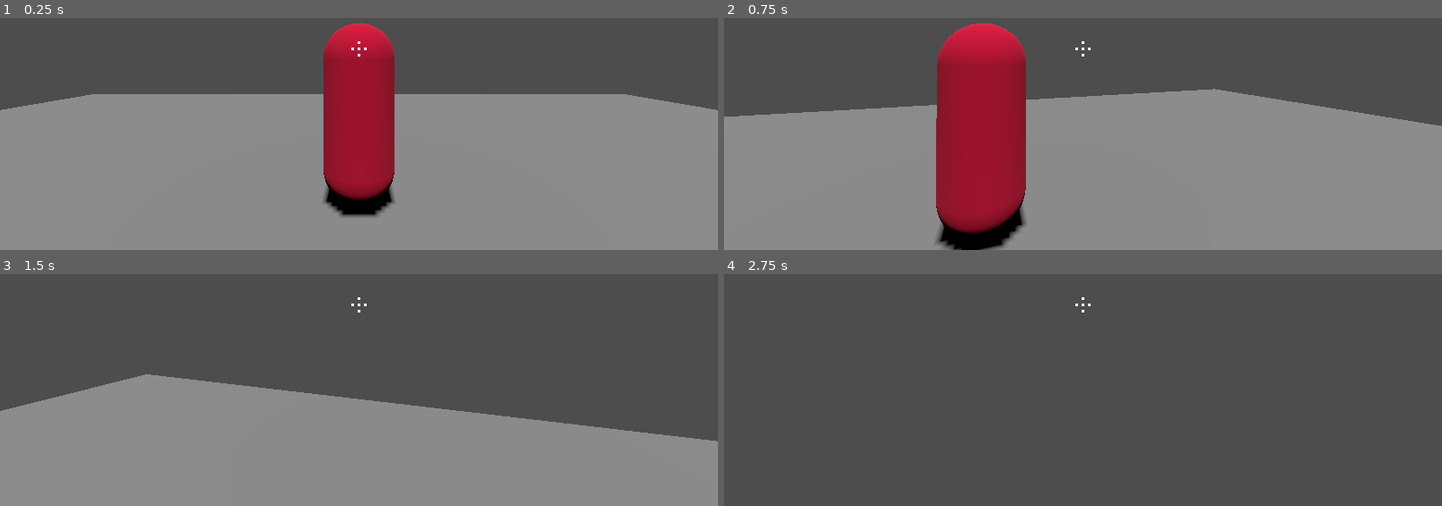
Above: before the commit, frames 1-4 (two rows, left to right).
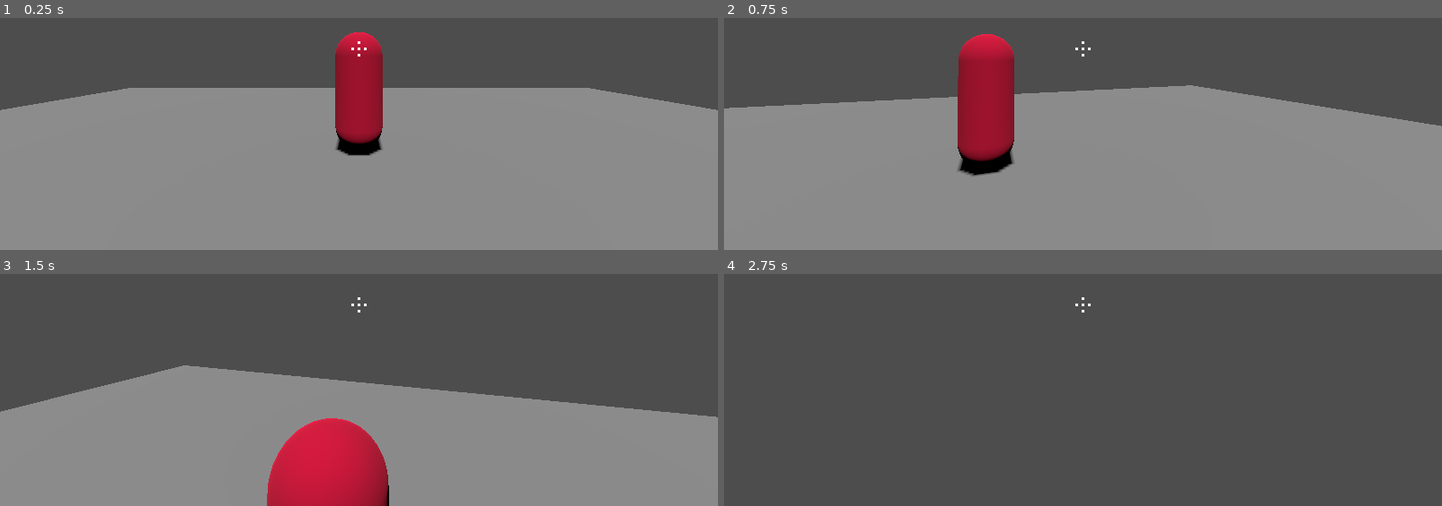
Above: after the commit, the same moments.

Repository: HarryLBonGithub/Harrys-Godot-Tools
Game: Godot game, scene res://Testing Rooms/testing_room_alpha.tscn
The game is run twice, just before and just after one commit, with the same random seed, the same clock (stepped at 60 frames per second) and the same inputs. The project has no main scene, so this scene is started directly.
Inputs (mouse positions are in pixels of both pictures, inside the frame that each line leads up to):
- Up to frame 1 (0.25 s): no input
- Up to frame 2 (0.75 s): tap Enter at 0.5 s; move the mouse to (1118, 48) at 0.52 s; hold W (move_forward) from 0.53 s (still down); hold Ctrl (crouch) from 0.53 s (still down)
- Up to frame 3 (1.5 s): keep holding W (move_forward); tap Space (jump) at 0.77 s; move the mouse to (323, 306) at 1.27 s; release Ctrl (crouch) at 1.28 s; tap F (flashlight) at 1.35 s
- Up to frame 4 (2.75 s): keep holding W (move_forward); tap Space (jump) at 1.52 s; move the mouse to (1097, 297) at 2.02 s; tap E (interact) at 2.1 s

The runs differ from the first frame. In frame 1, 6.6% of the frame differs, in the area x 13-87%, y 2-86%; in frame 2, 9.3%; in frame 3, 11%, in the area x 0-100%, y 39-100%; in frame 4, nothing differs.

Commit message:
add damagebox node
- created a node that causes damage upon being entered
- box searches the body or area that enters it and searches for a "health" node to tell to take damage, the runs that function

Diff:
--- /dev/null
+++ b/Properties/Damage Box/damage_box.gd
@@ -0,0 +1,17 @@
+extends Area3D
+
+@export var damage = 10
+
+
+
+func _on_area_entered(area):
+	if area.has_node("Health"):
+		var target = area.find_child("Health")
+		target.take_damage(damage)
+
+
+
+func _on_body_entered(body):
+	if body.has_node("Health"):
+		var target = body.find_child("Health")
+		target.take_damage(damage)
--- /dev/null
+++ b/Properties/Damage Box/damage_box.tscn
@@ -0,0 +1,15 @@
+[gd_scene load_steps=3 format=3 uid="uid://j2lecpaynqf8"]
+
+[ext_resource type="Script" path="res://Properties/Damage Box/damage_box.gd" id="1_mycx3"]
+
+[sub_resource type="BoxShape3D" id="BoxShape3D_pelgg"]
+resource_local_to_scene = true
+
+[node name="DamageBox" type="Area3D"]
+script = ExtResource("1_mycx3")
+
+[node name="DamageShape" type="CollisionShape3D" parent="."]
+shape = SubResource("BoxShape3D_pelgg")
+
+[connection signal="area_entered" from="." to="." method="_on_area_entered"]
+[connection signal="body_entered" from="." to="." method="_on_body_entered"]
--- a/Testing Rooms/testing_room_alpha.tscn
+++ b/Testing Rooms/testing_room_alpha.tscn
@@ -29,4 +29,4 @@
 transform = Transform3D(1, 0, 0, 0, 1, 0, 0, 0, 1, 0, 1.5, -2.95903)
 
 [node name="FPSCharacterController" parent="." instance=ExtResource("4_yfru2")]
-transform = Transform3D(1, 0, 0, 0, 1, 0, 0, 0, 1, 0, 1.5, 0)
+transform = Transform3D(1, 0, 0, 0, 1, 0, 0, 0, 1, 0, 1.5, 1.52736)
